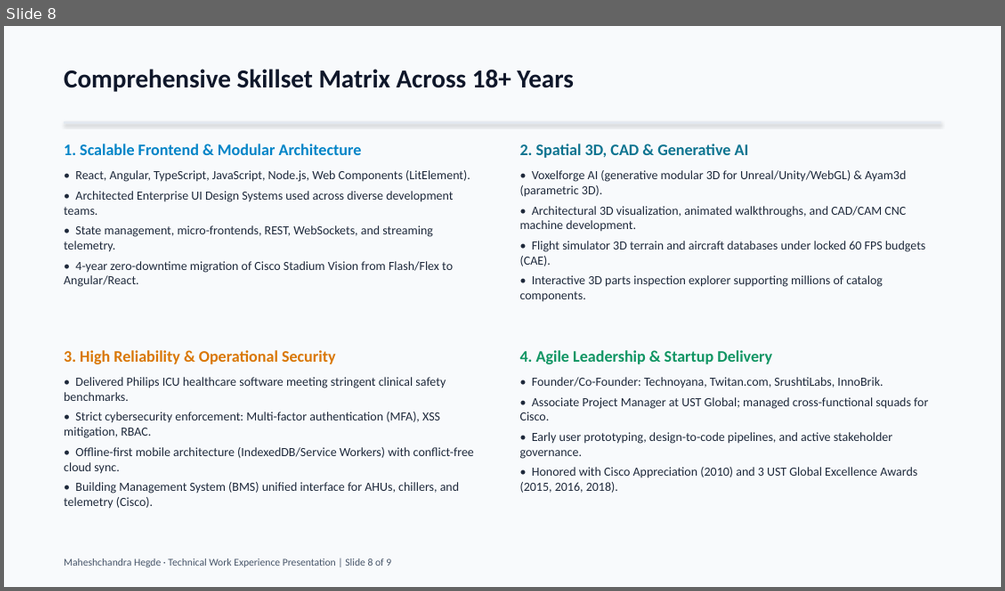
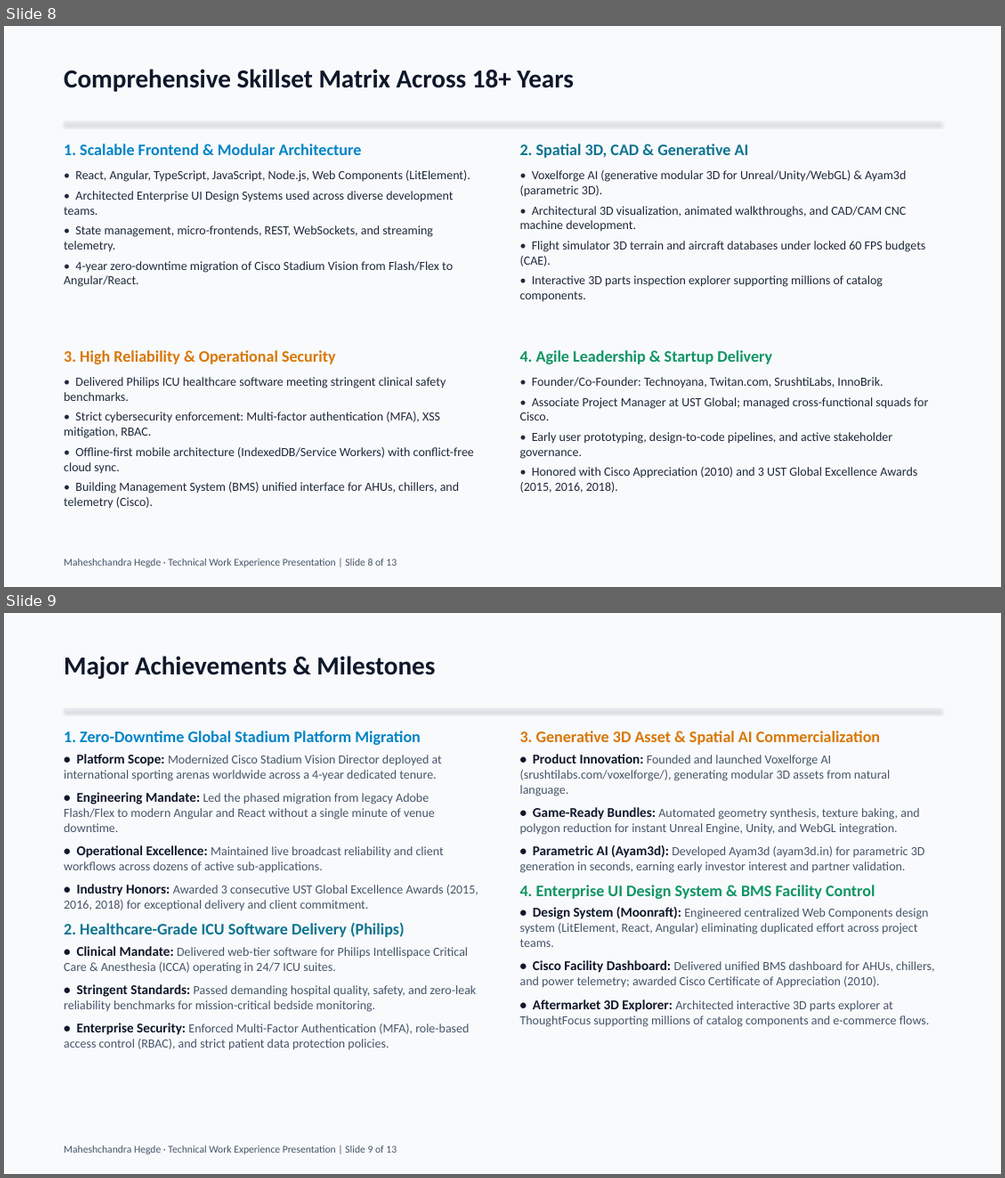
Before and after one commit to hegdemahesh/hegdemahesh.github.io, a slide deck: obayashi_it_presentation/Obayashi_Senior_Manager_IT_Presentation_Maheshchandra_Hegde.pptx. Shown one above the other, each under a label of ours: slide 8 before the commit, slides 8 and 9 after it. The pictures are 1005x591 and 1005x1178 pixels, drawn with LibreOffice and Linux fonts; fonts in the diff are those of the drawing. Boxes give left, top, right and bottom in pixels: in the first picture for what was removed or moved away, otherwise in the second. Text is boxed around its words. In the diff, an @@ line names an element or a change of style, - is before the commit and + after.

```diff
--- a/obayashi_it_presentation/Obayashi_Senior_Manager_IT_Presentation_Maheshchandra_Hegde.pptx
+++ b/obayashi_it_presentation/Obayashi_Senior_Manager_IT_Presentation_Maheshchandra_Hegde.pptx
@@ slide 9 added at (4,613,1001,1174), background #FFFFFF @@
@@ rectangle added at (4,613,1001,1174), fill #F8FAFC @@
@@ text added at (64,656,435,679), 25 pt, text #0F172A, bold @@
+Major Achievements & Milestones
@@ rectangle added at (64,709,941,711), fill #E2E8F0 @@
@@ text added at (64,730,478,1050), 12 pt, text #475569 @@
+1. Zero-Downtime Global Stadium Platform Migration
+• Platform Scope: Modernized Cisco Stadium Vision Director deployed at international sporting arenas worldwide across a 4-year dedicated tenure.
+• Engineering Mandate: Led the phased migration from legacy Adobe Flash/Flex to modern Angular and React without a single minute of venue downtime.
+• Operational Excellence: Maintained live broadcast reliability and client workflows across dozens of active sub-applications.
+• Industry Honors: Awarded 3 consecutive UST Global Excellence Awards (2015, 2016, 2018) for exceptional delivery and client commitment.
+2. Healthcare-Grade ICU Software Delivery (Philips)
+• Clinical Mandate: Delivered web-tier software for Philips Intellispace Critical Care & Anesthesia (ICCA) operating in 24/7 ICU suites.
+• Stringent Standards: Passed demanding hospital quality, safety, and zero-leak reliability benchmarks for mission-critical bedside monitoring.
+• Enterprise Security: Enforced Multi-Factor Authentication (MFA), role-based access control (RBAC), and strict patient data protection policies.
@@ text added at (520,730,934,1027), 12 pt, text #475569 @@
+3. Generative 3D Asset & Spatial AI Commercialization
+• Product Innovation: Founded and launched Voxelforge AI (srushtilabs.com/voxelforge/), generating modular 3D assets from natural language.
+• Game-Ready Bundles: Automated geometry synthesis, texture baking, and polygon reduction for instant Unreal Engine, Unity, and WebGL integration.
+• Parametric AI (Ayam3d): Developed Ayam3d (ayam3d.in) for parametric 3D generation in seconds, earning early investor interest and partner validation.
+4. Enterprise UI Design System & BMS Facility Control
+• Design System (Moonraft): Engineered centralized Web Components design system (LitElement, React, Angular) eliminating duplicated effort across project teams.
+• Cisco Facility Dashboard: Delivered unified BMS dashboard for AHUs, chillers, and power telemetry; awarded Cisco Certificate of Appreciation (2010).
+• Aftermarket 3D Explorer: Architected interactive 3D parts explorer at ThoughtFocus supporting millions of catalog components and e-commerce flows.
@@ text added at (64,1145,396,1154), 10 pt, text #475569 @@
+Maheshchandra Hegde · Technical Work Experience Presentation | Slide 9 of 13
@@ slide 8 changed as well @@
@@ text at (64,558,396,567): text changed @@
-Maheshchandra Hegde · Technical Work Experience Presentation | Slide 8 of 9
+Maheshchandra Hegde · Technical Work Experience Presentation | Slide 8 of 13
```
Also in this commit, not shown: 8 other slides changed, 3 other slides added, 7 other files.
